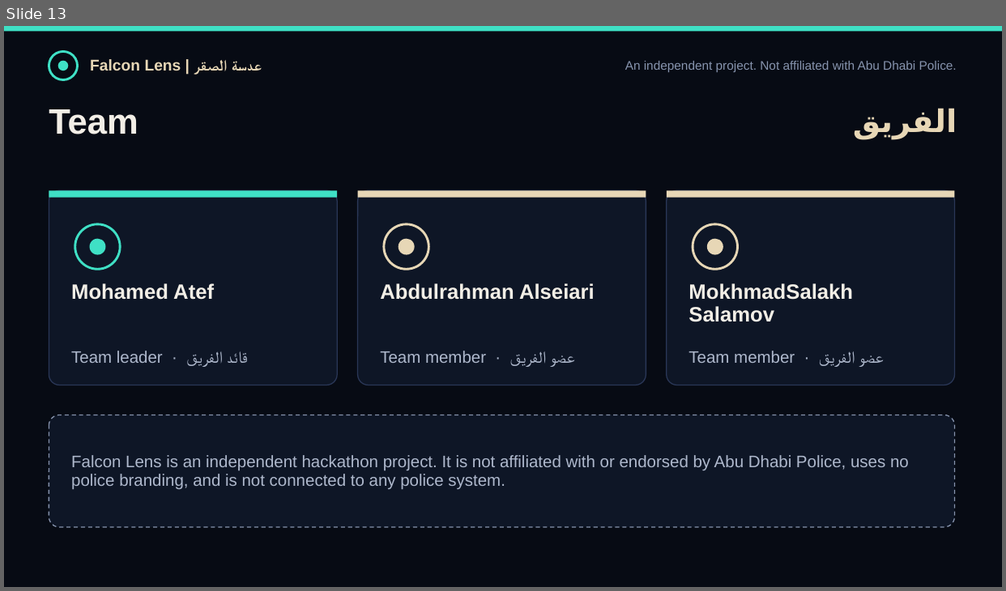
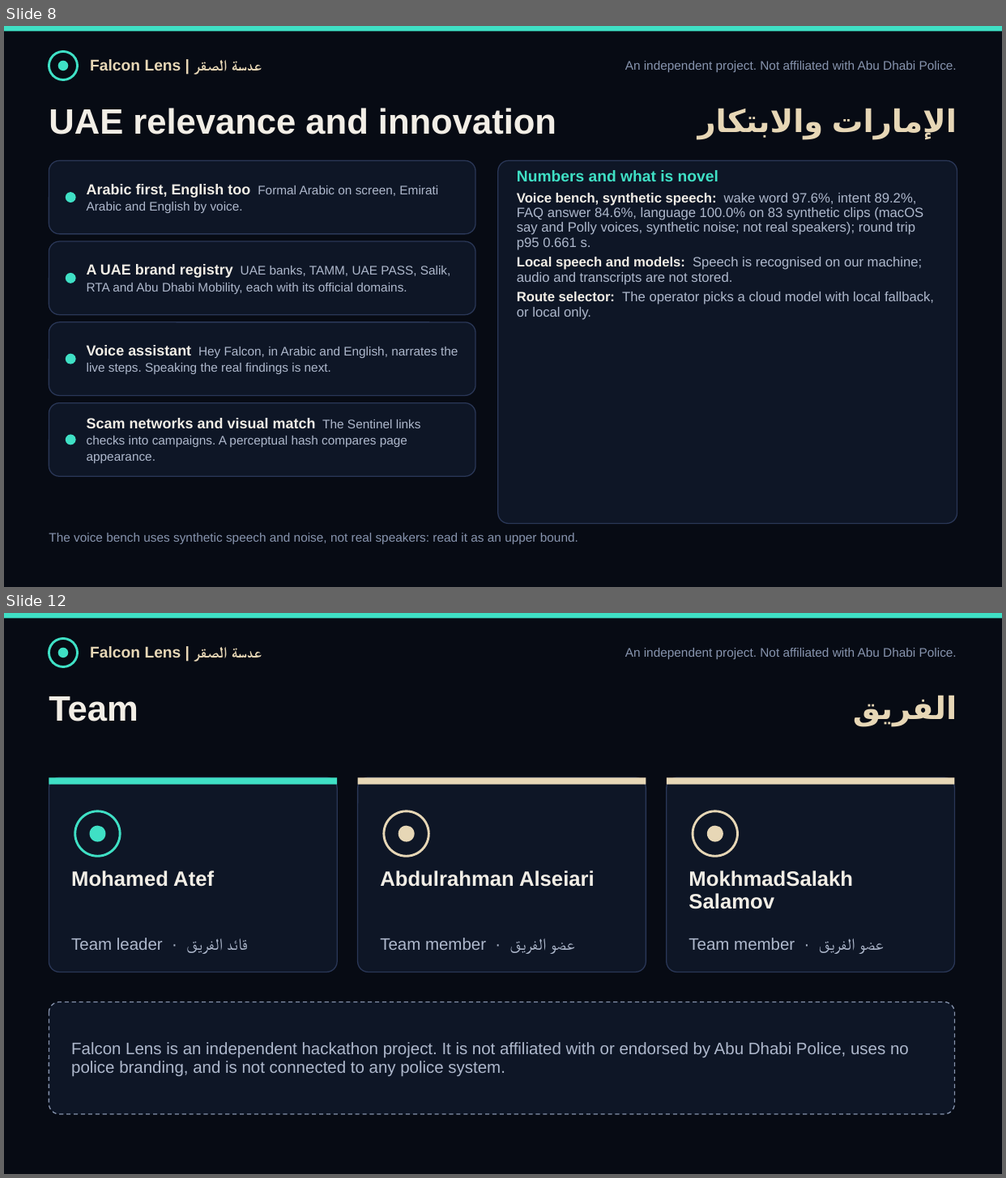
Before and after one commit to Muhammadatef/falcon-lens, a slide deck: submission/FalconLens_ScamShield.pptx. Shown one above the other, each under a label of ours: slide 13 before the commit, slides 8 and 12 after it; the slides between them are not shown. The pictures are 1006x591 and 1006x1178 pixels, drawn with LibreOffice and Linux fonts; fonts in the diff are those of the drawing. Boxes give left, top, right and bottom in pixels: in the first picture for what was removed or moved away, otherwise in the second. Text is boxed around its words. In the diff, an @@ line names an element or a change of style, - is before the commit and + after.

```diff
--- a/submission/FalconLens_ScamShield.pptx
+++ b/submission/FalconLens_ScamShield.pptx
@@ slide 8 added at (4,26,1002,587), background #070B14 @@
@@ rectangle added at (4,26,1002,31), fill #3FE0C5 @@
@@ ellipse added at (49,51,78,80), outline #3FE0C5 2.25 pt @@
@@ ellipse added at (58,61,68,71), fill #3FE0C5 @@
@@ text added at (90,59,262,71), 15 pt, text #E7D7B6, bold @@
+Falcon Lens | عدسة الصقر
@@ text added at (625,61,957,72), 12 pt, text #8794AE @@
+An independent project. Not affiliated with Abu Dhabi Police.
@@ text added at (49,108,556,135), 34 pt, text #F2EEE6, bold @@
+UAE relevance and innovation
@@ text added at (832,108,957,139), 30 pt, text #E7D7B6, bold @@
+الإمارات والابتكار
@@ rounded rectangle added at (49,160,475,234), fill #0E1626, outline #2A3757 1 pt @@
@@ rounded rectangle added at (498,160,957,524), fill #0E1626, outline #2A3757 1 pt @@
@@ text added at (517,170,934,320), 13 pt, text #AEB8CC @@
+Numbers and what is novel
+Voice bench, synthetic speech: wake word 97.6%, intent 89.2%, FAQ answer 84.6%, language 100.0% on 83 synthetic clips (macOS say and Polly voices, synthetic noise; not real speakers); round trip p95 0.661 s.
+Local speech and models: Speech is recognised on our machine; audio and transcripts are not stored.
+Route selector: The operator picks a cloud model with local fallback, or local only.
@@ ellipse added at (66,192,76,203), fill #3FE0C5 @@
@@ text added at (87,184,438,213), 12 pt, text #AEB8CC @@
+Arabic first, English too Formal Arabic on screen, Emirati Arabic and English by voice.
@@ rounded rectangle added at (49,241,475,315), fill #0E1626, outline #2A3757 1 pt @@
@@ text added at (87,264,451,294), 12 pt, text #AEB8CC @@
+A UAE brand registry UAE banks, TAMM, UAE PASS, Salik, RTA and Abu Dhabi Mobility, each with its official domains.
@@ ellipse added at (66,273,76,284), fill #3FE0C5 @@
@@ rounded rectangle added at (49,322,475,396), fill #0E1626, outline #2A3757 1 pt @@
@@ ellipse added at (66,354,76,365), fill #3FE0C5 @@
@@ text added at (87,345,458,374), 12 pt, text #AEB8CC @@
+Voice assistant Hey Falcon, in Arabic and English, narrates the live steps. Speaking the real findings is next.
@@ rounded rectangle added at (49,403,475,476), fill #0E1626, outline #2A3757 1 pt @@
@@ ellipse added at (66,435,76,446), fill #3FE0C5 @@
@@ text added at (87,418,421,463), 12 pt, text #AEB8CC @@
+Scam networks and visual match The Sentinel links checks into campaigns. A perceptual hash compares page appearance.
@@ text added at (49,533,578,544), 12 pt, text #8794AE @@
+The voice bench uses synthetic speech and noise, not real speakers: read it as an upper bound.
@@ what was slide 13 is now slide 12 @@
```
Also in this commit, not shown: 1 slide changed, 10 other slides added, 12 slides removed, 16 other files.
